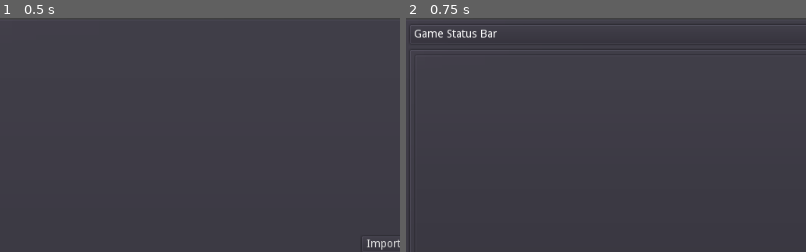
Above: before the commit, frames 1-2 (left to right).
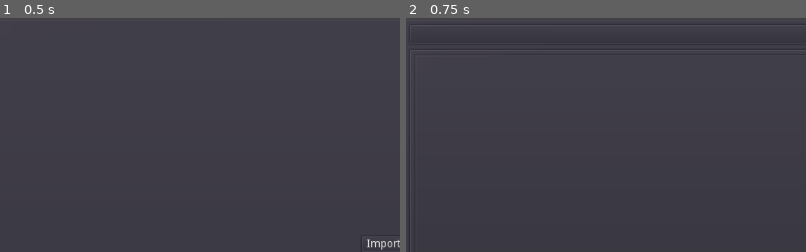
Above: after the commit, the same moments.

Repository: zacryol/spindle-of-serendipity
Game: Godot game, scene res://game/menus/MainMenu.tscn
The game is run twice, just before and just after one commit, with the same random seed, the same clock (stepped at 60 frames per second) and the same inputs.
Inputs:
- Up to frame 1 (0.5 s): no input
- Up to frame 2 (0.75 s): click "Start Game" at 0.5 s
The pictures show only the part of the screen within x 0-50%, y 0-50%; the shares and areas given below are measured in that part.

Frame 1 is identical in both runs. In frame 2, 0.4% of the frame differs, in the area x 2-23%, y 4-9%.
Error in both runs: Division By Zero in operator '%'. (res://system/singletons/EntryManager.gd:20)

Commit message:
Tweaked displays

Diff:
--- a/game/GamePanel.gd
+++ b/game/GamePanel.gd
@@ -2,11 +2,15 @@
 
 onready var entry_display := $PanelContainer/VBoxContainer/PanelContainer2/HSplitContainer/VSplitContainer/EntryDisplay
 onready var log_label := $PanelContainer/VBoxContainer/PanelContainer/Label
+const MAX_LOG_CHAR := 150
 
 func _ready():
 	entry_display.set_display(EntryManager.get_random_entry())
-
+	log_label.text = ""
 	pass
 
 func _log(text: String):
-	log_label.text = text
+	var new_text := str(log_label.text) + text + " -- "
+	while new_text.length() > MAX_LOG_CHAR:
+		new_text = new_text.substr(1)
+	log_label.text = new_text
--- a/game/components/EntryDisplay.tscn
+++ b/game/components/EntryDisplay.tscn
@@ -26,6 +26,10 @@
 margin_top = -7.0
 margin_right = 20.0
 margin_bottom = 7.0
+align = 1
+__meta__ = {
+"_edit_use_anchors_": false
+}
 
 [node name="CategoryLabel" type="Label" parent="."]
 anchor_top = 1.0
